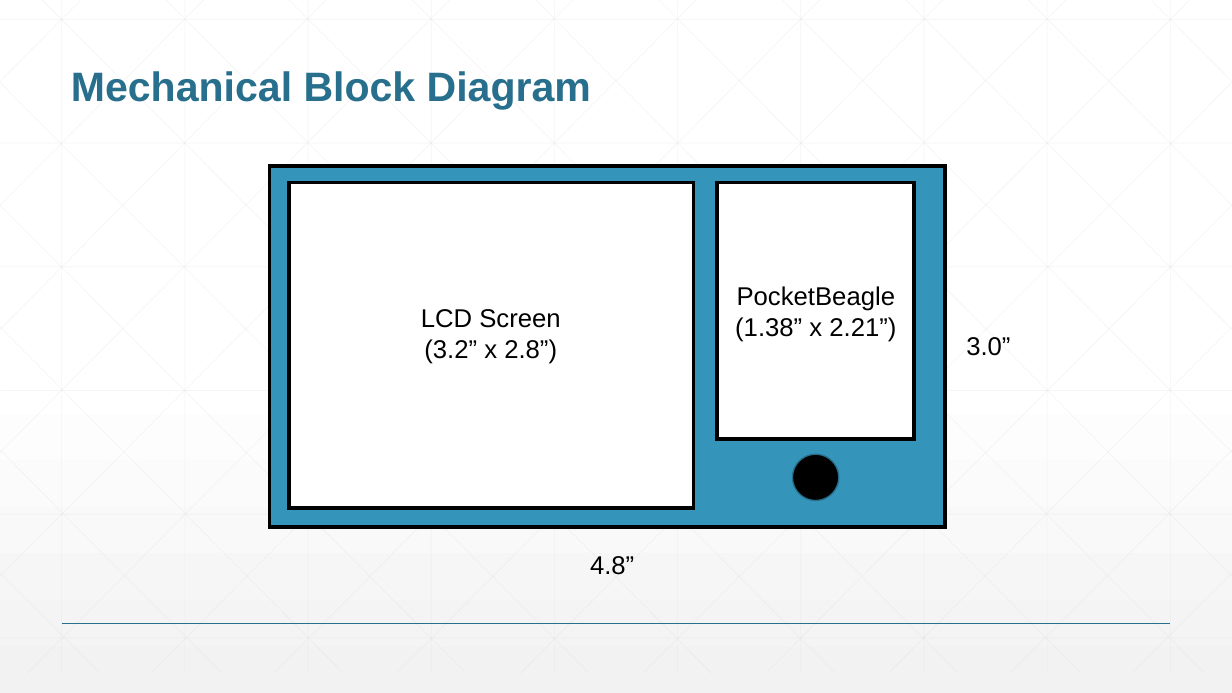
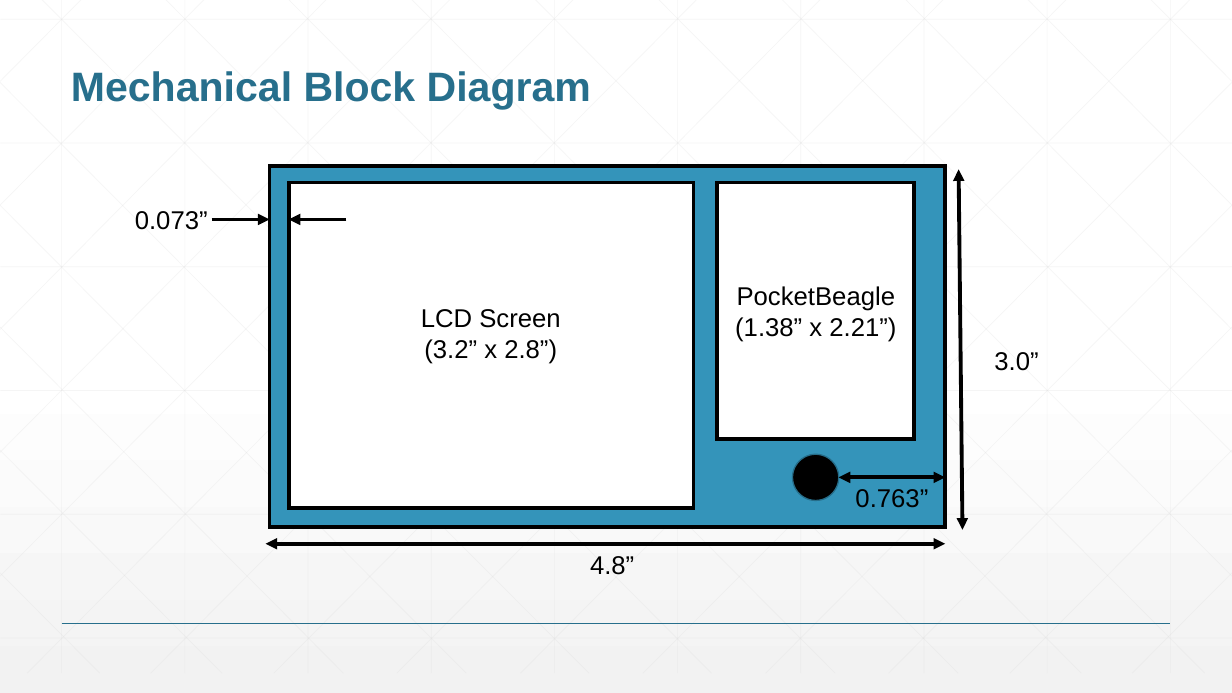
Before and after one commit to ikwon176/ENGI301, a slide deck: slide 4 of Project_02/ENGI301_Project_Proposal.pptx. Drawn at 1232x693 pixels with LibreOffice and Linux fonts; fonts in the diff are those of the drawing. Boxes give left, top, right and bottom in pixels: in the first picture for what was removed or moved away, otherwise in the second. Text is boxed around its words. In the diff, an @@ line names an element or a change of style, - is before the commit and + after.

Commit message:
Updated project proposal

```diff
--- a/Project_02/ENGI301_Project_Proposal.pptx
+++ b/Project_02/ENGI301_Project_Proposal.pptx
@@ double arrow added from (959, 169) to (963, 530), #000000 3 pt @@
@@ text added at [135, 211, 208, 230], 20 pt, text #000000 @@
+0.073”
@@ arrow added from (212, 220) to (270, 220), #000000 3 pt @@
@@ arrow added from (347, 220) to (288, 220), #000000 3 pt @@
@@ text "3.0”": place and size @@
-text "3.0”" at [966, 337, 1010, 356]
+text "3.0”" at [994, 352, 1038, 371]
@@ double arrow added from (839, 478) to (945, 478), #000000 3 pt @@
@@ text added at [855, 489, 928, 508], 20 pt, text #000000 @@
+0.763”
@@ double arrow added from (266, 544) to (945, 544), #000000 3 pt @@
```
